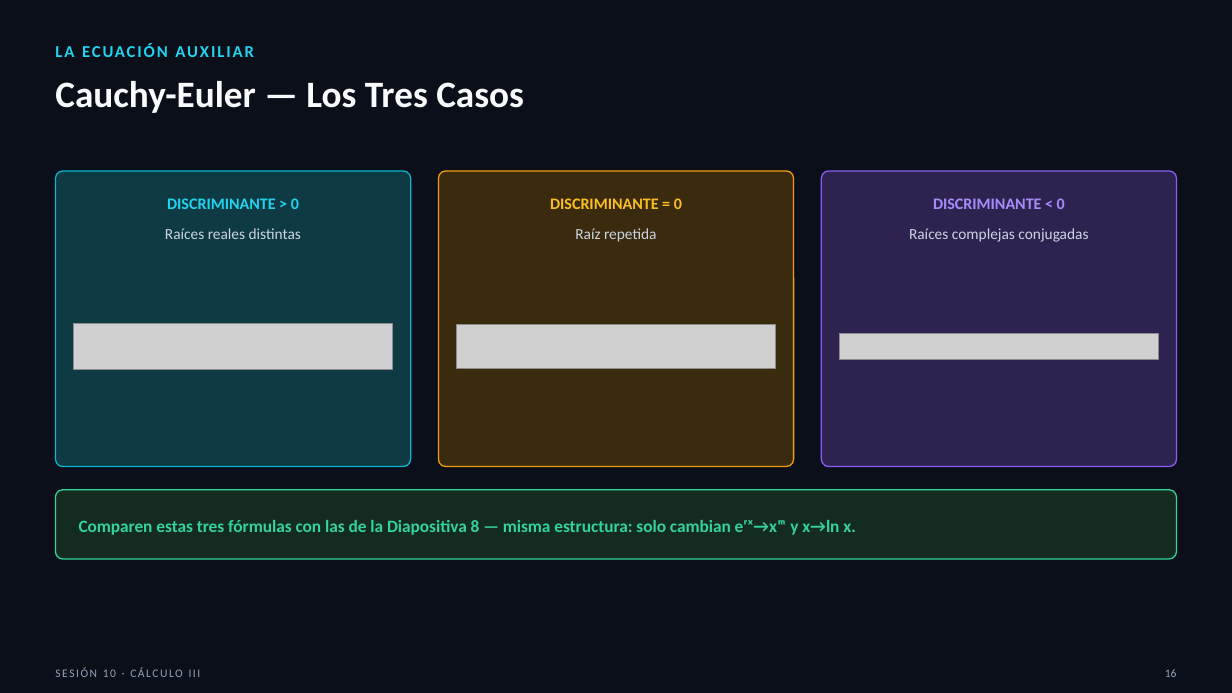
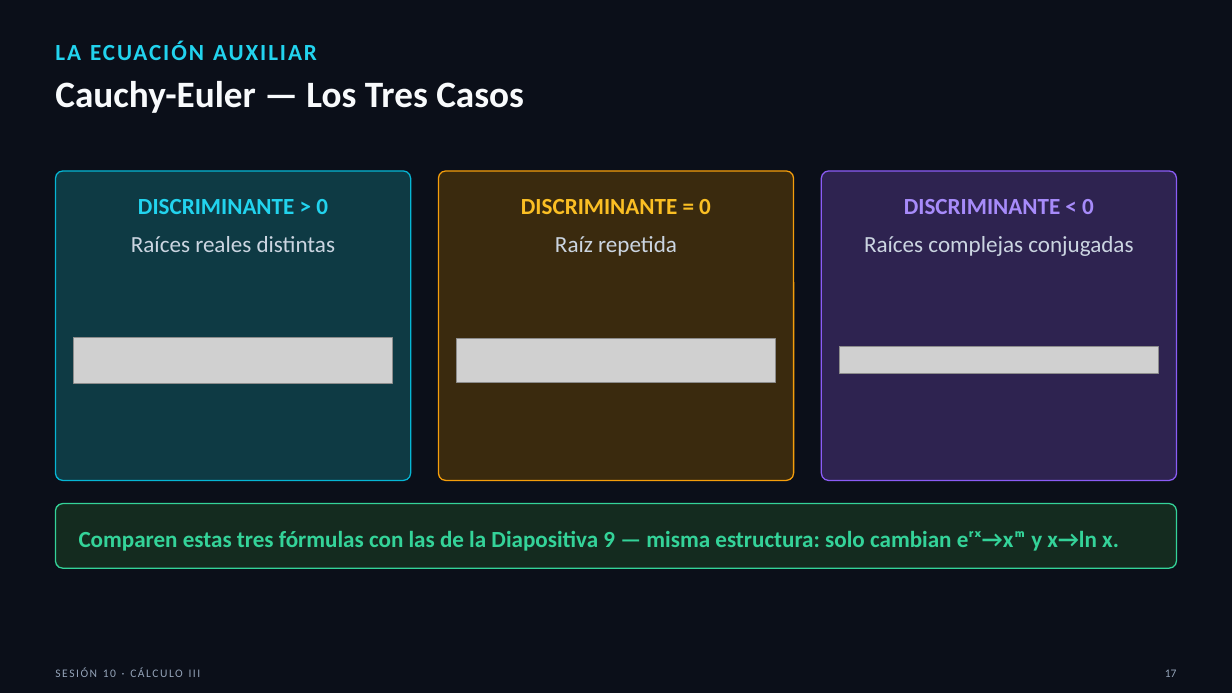
Before and after one commit to SernaEd/FirmsSimulationClass, a slide deck: slide 17 of sesion10/Sesion10_Metodos_de_Solucion.pptx (slide 16 before the commit). Drawn at 1232x693 pixels with LibreOffice and Linux fonts; fonts in the diff are those of the drawing; grey boxes stand for pictures. Boxes give left, top, right and bottom in pixels: in the first picture for what was removed or moved away, otherwise in the second. Text is boxed around its words. In the diff, an @@ line names an element or a change of style, - is before the commit and + after.

```diff
--- a/sesion10/Sesion10_Metodos_de_Solucion.pptx
+++ b/sesion10/Sesion10_Metodos_de_Solucion.pptx
@@ text "LA ECUACIÓN AUXILIAR" at (x1=55, y1=40, x2=317, y2=60): size 13 to 18 pt @@
@@ rounded rectangle resized from (x1=55, y1=171, x2=410, y2=467) to (x1=55, y1=171, x2=410, y2=481) @@
@@ rounded rectangle resized from (x1=438, y1=171, x2=793, y2=467) to (x1=438, y1=171, x2=793, y2=481) @@
@@ rounded rectangle resized from (x1=822, y1=171, x2=1177, y2=467) to (x1=822, y1=171, x2=1177, y2=481) @@
@@ size 12.5 to 18 pt in 3 elements at (x1=138, y1=199, x2=328, y2=214), (x1=521, y1=199, x2=711, y2=214), (x1=904, y1=199, x2=1094, y2=214) @@
@@ size 12 to 18 pt in 3 elements at (x1=131, y1=236, x2=336, y2=252), (x1=555, y1=236, x2=677, y2=256), (x1=864, y1=236, x2=1133, y2=256) @@
@@ 3 pictures moved together from (x1=74, y1=323, x2=1158, y2=369) to (x1=74, y1=337, x2=1158, y2=383) @@
@@ proportions changed in 4 elements at (x1=55, y1=171, x2=410, y2=481), (x1=438, y1=171, x2=793, y2=481), (x1=822, y1=171, x2=1177, y2=481), (x1=55, y1=504, x2=1177, y2=568) @@
@@ rounded rectangle resized from (x1=55, y1=490, x2=1177, y2=559) to (x1=55, y1=504, x2=1177, y2=568) @@
@@ text at (x1=79, y1=531, x2=1119, y2=551): text changed; size 13.5 to 18 pt @@
-Comparen estas tres fórmulas con las de la Diapositiva 8 — misma estructura: solo cambian eʳˣ→xᵐ y x→ln x.
+Comparen estas tres fórmulas con las de la Diapositiva 9 — misma estructura: solo cambian eʳˣ→xᵐ y x→ln x.
@@ text at (x1=1165, y1=669, x2=1177, y2=677): text changed @@
-16
+17
```
Also in this commit, not shown: 26 other slides changed, 2 slides added, 2 other files.
